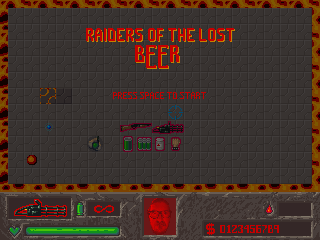
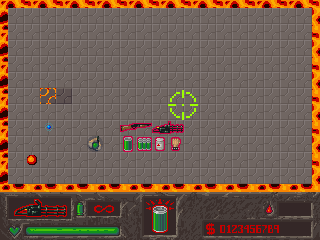
Layers edited between the first and the second 320px x 240px image:
hid group "Overlay" (1st of 2) (8 layers) over [left=0, top=0, right=320, bottom=192]
painted on "crosshair" over [left=168, top=90, right=198, bottom=120]
hid "Layer 15" over [left=147, top=198, right=172, bottom=235]
hid "Layer 16" over [left=144, top=198, right=176, bottom=235]
renamed "HUD_background" to "Layer 21", painted on it over [left=144, top=198, right=176, bottom=235]
hid "Layer 10" over [left=144, top=201, right=176, bottom=215]
hid "Layer 11" over [left=144, top=201, right=176, bottom=215]
hid "Layer 9" over [left=144, top=199, right=176, bottom=217]
painted on "Layer 4" over [left=144, top=203, right=176, bottom=214]
painted on "Layer 13" over [left=0, top=43, right=320, bottom=124]
